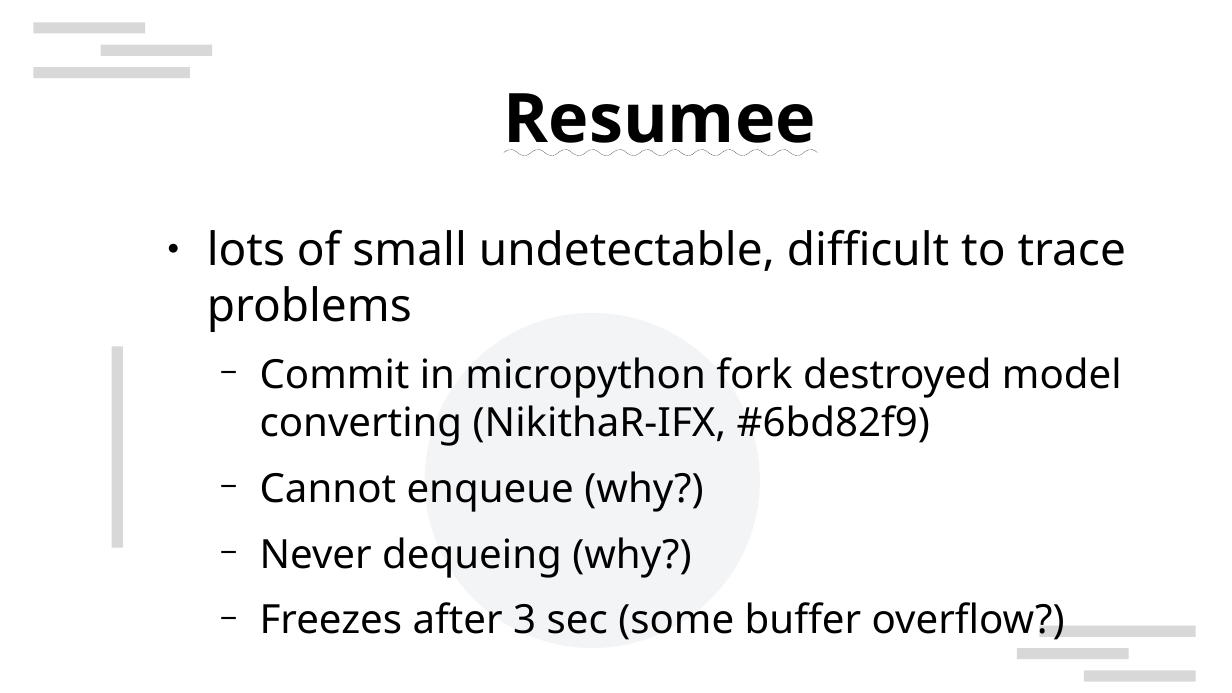
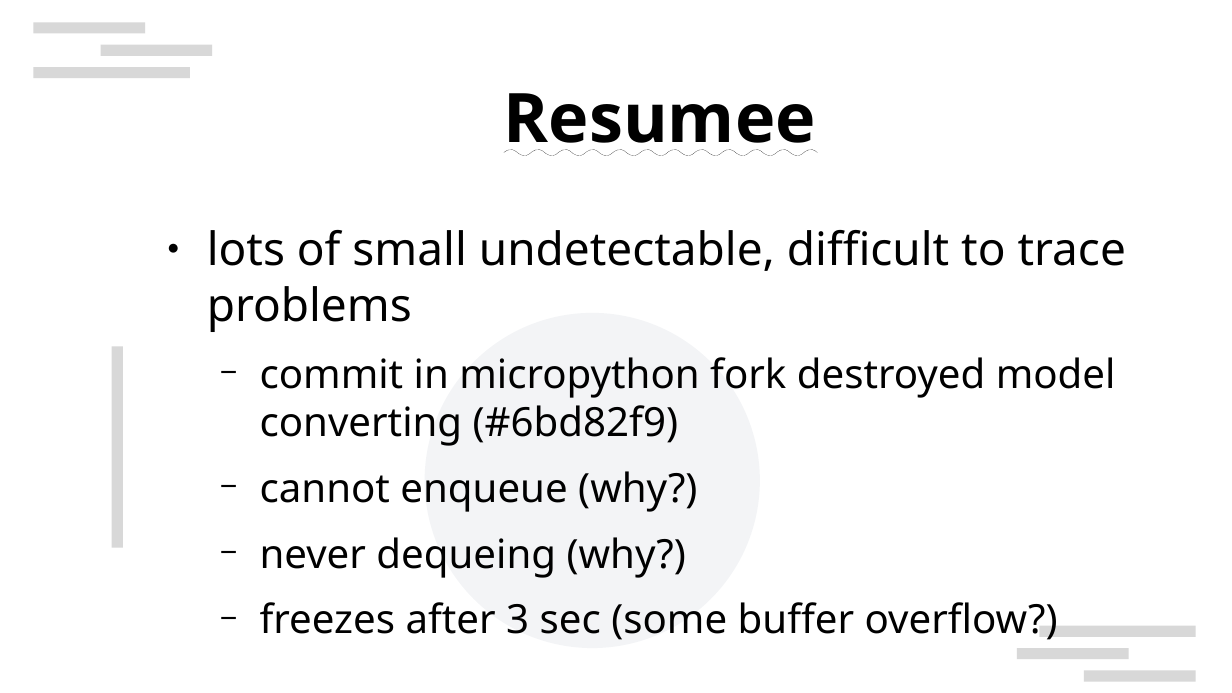
Before and after one commit to devLeitner/384.068-infineon, a slide deck: slide 10 of report/presentation.odp. Drawn at 1232x693 pixels with LibreOffice and Linux fonts; fonts in the diff are those of the drawing; background and template pictures are left out. Boxes give left, top, right and bottom in pixels: in the first picture for what was removed or moved away, otherwise in the second. Text is boxed around its words. In the diff, an @@ line names an element or a change of style, - is before the commit and + after.

```diff
--- a/report/presentation.odp
+++ b/report/presentation.odp
@@ text at (260,357,1116,640): text changed @@
-  − Commit in micropython fork destroyed model converting (NikithaR-IFX, #6bd82f9)
-  − Cannot enqueue (why?)
-  − Never dequeing (why?)
-  − Freezes after 3 sec (some buffer overflow?)
+  − commit in micropython fork destroyed model converting (#6bd82f9)
+  − cannot enqueue (why?)
+  − never dequeing (why?)
+  − freezes after 3 sec (some buffer overflow?)
```
Also in this commit, not shown: 2 other slides changed, 3 slides added, 2 other files.
